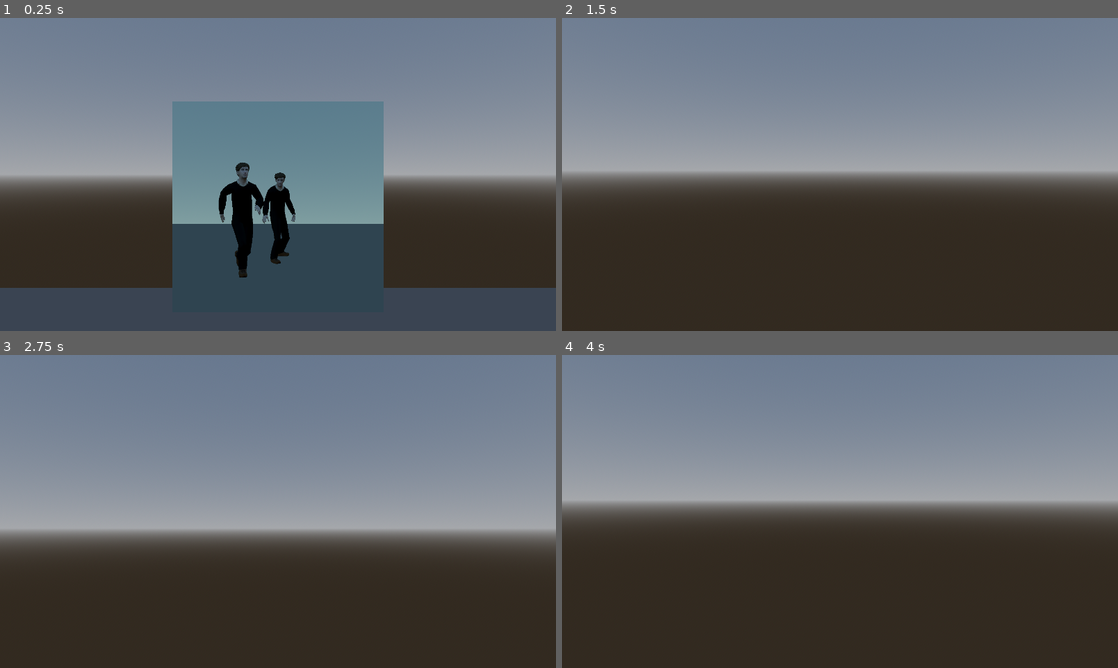
Above: before the commit, frames 1-4 (two rows, left to right).
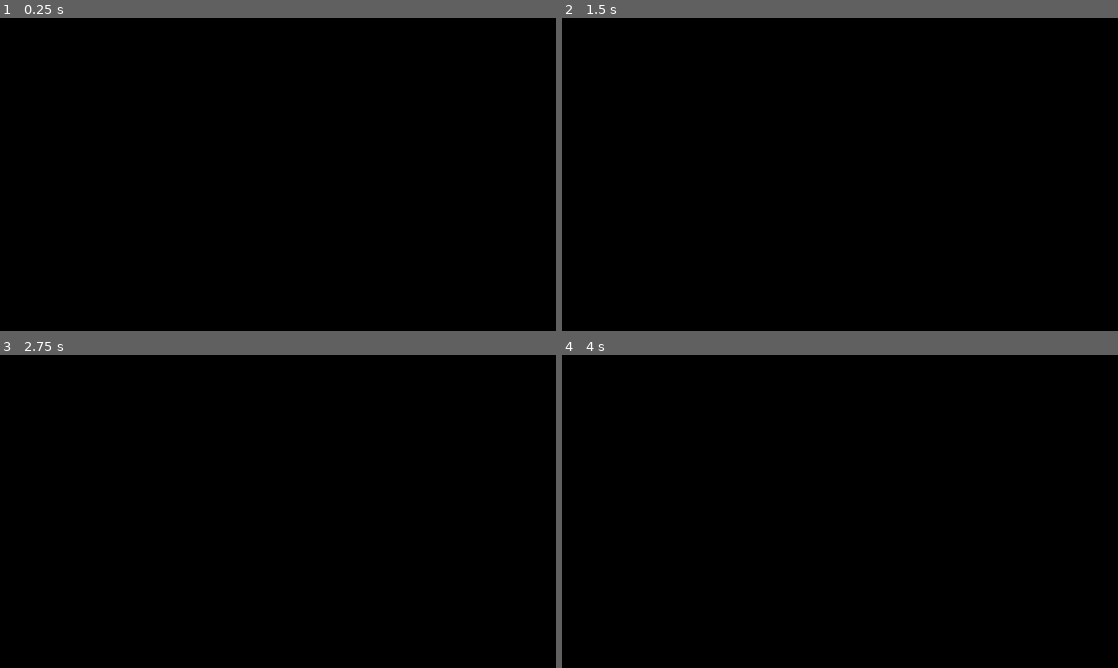
Above: after the commit, the same moments.

Repository: ddydsz/wild-jam-75
Game: Godot game, scene res://EcholocationDemo/DemoScene.tscn
Two runs of this game, one before a commit and one after it. Both use one fixed random seed, a clock stepped at 60 frames per second and the inputs below. Before the commit the project starts from res://FirstPersonDemo/DemoWorld.tscn.
Inputs (mouse positions are in pixels of both pictures, inside the frame that each line leads up to):
- Up to frame 1 (0.25 s): no input
- Up to frame 2 (1.5 s): move the mouse to (867, 174) at 0.52 s; hold Up (ui_up) from 0.53 s (still down); tap Space (action_jump) at 0.77 s; move the mouse to (812, 174) at 1.27 s
- Up to frame 3 (2.75 s): keep holding Up (ui_up); tap Space (action_jump) at 1.52 s; tap Enter at 2 s; move the mouse to (289, 505) at 2.02 s
- Up to frame 4 (4 s): keep holding Up (ui_up); tap Space (action_jump) at 2.75, 3.02, 3.77 s; move the mouse to (834, 517) at 2.77 s; tap Enter at 3.5 s; move the mouse to (878, 514) at 3.52 s

The runs differ from the first frame. In frame 1, 98% of the frame differs, in the area x 0-100%, y 0-100%; in frame 2, 100%; in frame 3, 100%; in frame 4, 100%.
Error after the commit: Parse Error: Class "TpsCamera" hides a global script class. (res://EcholocationDemo/MainCamera.gd:3)

Commit message:
echolocation demo

Diff:
--- /dev/null
+++ b/EcholocationDemo/DemoScene.tscn
@@ -0,0 +1,57 @@
+[gd_scene load_steps=9 format=3 uid="uid://b4qqfca73ep8s"]
+
+[ext_resource type="Script" path="res://EcholocationDemo/world.gd" id="1_b53oc"]
+[ext_resource type="Material" uid="uid://cekxlpdi3spup" path="res://EcholocationDemo/echo_material.tres" id="2_hfjjq"]
+[ext_resource type="Script" path="res://EcholocationDemo/MainCamera.gd" id="3_y4y47"]
+
+[sub_resource type="SphereMesh" id="SphereMesh_i02xw"]
+material = ExtResource("2_hfjjq")
+
+[sub_resource type="BoxMesh" id="BoxMesh_w3rho"]
+material = ExtResource("2_hfjjq")
+
+[sub_resource type="CylinderMesh" id="CylinderMesh_xtqgi"]
+material = ExtResource("2_hfjjq")
+
+[sub_resource type="Environment" id="Environment_hrfn1"]
+background_mode = 1
+
+[sub_resource type="CapsuleMesh" id="CapsuleMesh_jt4rw"]
+radius = 0.33
+height = 1.66
+
+[node name="World" type="Node3D"]
+script = ExtResource("1_b53oc")
+
+[node name="Sphere" type="MeshInstance3D" parent="."]
+transform = Transform3D(1, 0, 0, 0, 1, 0, 0, 0, 1, -0.871103, 0, 0.576619)
+mesh = SubResource("SphereMesh_i02xw")
+
+[node name="Box" type="MeshInstance3D" parent="."]
+transform = Transform3D(1, 0, 0, 0, 1, 0, 0, 0, 1, 0.700862, 0, -1.13796)
+mesh = SubResource("BoxMesh_w3rho")
+
+[node name="Box2" type="MeshInstance3D" parent="."]
+transform = Transform3D(6.91691, 0, 0, 0, 1, 0, 0, 0, 12.071, -1.80385, -0.968348, -1.13796)
+mesh = SubResource("BoxMesh_w3rho")
+
+[node name="Cylinder" type="MeshInstance3D" parent="."]
+transform = Transform3D(1.50867, 0, 0, 0, 1, 0, 0, 0, 1.71478, -2.26729, -0.0059576, -2.79218)
+mesh = SubResource("CylinderMesh_xtqgi")
+
+[node name="WorldEnvironment" type="WorldEnvironment" parent="."]
+environment = SubResource("Environment_hrfn1")
+
+[node name="Player" type="Node3D" parent="."]
+transform = Transform3D(0.532714, 0, 0.846295, 0, 1, 0, -0.846295, 0, 0.532714, 1.78527, 0.611678, -0.498643)
+script = ExtResource("3_y4y47")
+
+[node name="CameraRod" type="Node3D" parent="Player"]
+
+[node name="MainCamera" type="Camera3D" parent="Player/CameraRod"]
+near = 0.3
+
+[node name="MeshInstance3D" type="MeshInstance3D" parent="Player/CameraRod"]
+transform = Transform3D(1, 0, 0, 0, 1, 0, 0, 0, 1, 0, -0.4, 0)
+mesh = SubResource("CapsuleMesh_jt4rw")
+skeleton = NodePath("../../..")
--- /dev/null
+++ b/EcholocationDemo/MainCamera.gd
@@ -0,0 +1,105 @@
+extends Node3D
+
+class_name TpsCamera
+
+# Nodes
+@onready var camera_pivot : Node3D = self
+@onready var camera_rod : Node3D = get_node("CameraRod")
+@onready var camera : Camera3D = get_node("CameraRod/MainCamera")
+
+# Movement
+@export var mouse_sensitivity : float = 0.15
+@export var camera_min_vertical_rotation : float = -85.0
+@export var camera_max_vertical_rotation : float = 85.0
+
+# zooming
+@export var camera_zoom : float = 3.0 : set = set_camera_zoom
+func set_camera_zoom(value): camera_zoom = clamp(value, camera_min_zoom_distance, camera_max_zoom_distance)
+@export var camera_min_zoom_distance : float = 3.0
+@export var camera_max_zoom_distance : float = 15.0
+@export var camera_zoom_step : float = 0.5
+
+# Cursor
+@onready var is_cursor_visible : get = get_is_cursor_visible, set = set_is_cursor_visible
+func set_is_cursor_visible(value): Input.set_mouse_mode(Input.MOUSE_MODE_VISIBLE if value else Input.MOUSE_MODE_CAPTURED)
+func get_is_cursor_visible(): return Input.get_mouse_mode() == Input.MOUSE_MODE_VISIBLE
+
+var speed = 0.005
+
+
+#####################
+#  Default methods  #
+#####################
+
+func _ready() -> void:
+	self.is_cursor_visible = false
+
+
+func _process(delta: float) -> void:
+	process_basic_input()
+
+	if Input.is_action_pressed("ui_up"):
+		self.global_transform.origin += - $CameraRod/MainCamera.global_transform.basis.z * speed
+	if Input.is_action_pressed("ui_down"):
+		self.global_transform.origin += $CameraRod/MainCamera.global_transform.basis.z * speed
+	if Input.is_action_pressed("ui_right"):
+		self.global_transform.origin += $CameraRod/MainCamera.global_transform.basis.x * speed
+	if Input.is_action_pressed("ui_left"):
+		self.global_transform.origin += - $CameraRod/MainCamera.global_transform.basis.x * speed
+	#self.transform.origin = lerp(self.transform.origin, player.transform.origin, 0.1)
+
+
+func _unhandled_input(event: InputEvent) -> void:
+	process_mouse_input(event)
+
+
+
+####################
+#  Camera3D methods  #
+####################
+
+
+func rotate_camera(camera_direction : Vector2) -> void:
+	self.rotation.y += -camera_direction.x
+	# Vertical rotation
+	camera_rod.rotate_x(-camera_direction.y)
+
+	# Limit vertical rotation
+	camera_rod.rotation_degrees.x = clamp(
+		camera_rod.rotation_degrees.x,
+		camera_min_vertical_rotation, camera_max_vertical_rotation
+	)
+
+
+
+func toggle_cursor_visibility() -> void:
+	self.is_cursor_visible = !self.is_cursor_visible
+
+
+
+###################
+#  Input methods  #
+###################
+
+func process_basic_input():
+	if Input.is_action_just_pressed("ui_cancel"):
+		toggle_cursor_visibility()
+
+
+func process_mouse_input(event : InputEvent) -> void:
+	# Cursor movement
+	if event is InputEventMouseMotion:
+		var camera_direction = Vector2(
+			deg_to_rad(event.relative.x * mouse_sensitivity),
+			deg_to_rad(event.relative.y * mouse_sensitivity)
+		)
+		if !self.is_cursor_visible:
+			rotate_camera(camera_direction)
+
+	# Scrolling
+	elif event is InputEventMouseButton:
+		if event.is_pressed() and not self.is_cursor_visible:
+			if event.button_index == MOUSE_BUTTON_WHEEL_UP:
+				self.camera_zoom -= camera_zoom_step
+			if event.button_index == MOUSE_BUTTON_WHEEL_DOWN:
+				self.camera_zoom += camera_zoom_step
--- /dev/null
+++ b/EcholocationDemo/echo_material.tres
@@ -0,0 +1,9 @@
+[gd_resource type="ShaderMaterial" load_steps=2 format=3 uid="uid://cekxlpdi3spup"]
+
+[ext_resource type="Shader" path="res://echo.gdshader" id="1_i5vu8"]
+
+[resource]
+render_priority = 0
+shader = ExtResource("1_i5vu8")
+shader_parameter/min_distance = 1.5
+shader_parameter/max_distance = 1.6
--- /dev/null
+++ b/EcholocationDemo/world.gd
@@ -0,0 +1,24 @@
+extends Node3D
+
+@onready var sphere : MeshInstance3D = $Sphere
+
+var echo_material: ShaderMaterial
+
+var pulse_min_distance = 0.0;
+
+const pulse_width = 0.15;
+const pulse_max_range = 15.0;
+const pulse_speed = 10.0;
+
+# Called when the node enters the scene tree for the first time.
+func _ready():
+	echo_material = sphere.mesh.material;
+
+# Called every frame. 'delta' is the elapsed time since the previous frame.
+func _process(delta):
+	pulse_min_distance += delta * pulse_speed;
+	if pulse_min_distance > pulse_max_range:
+		pulse_min_distance = 0
+
+	echo_material.set_shader_parameter("min_distance", pulse_min_distance)
+	echo_material.set_shader_parameter("max_distance", pulse_min_distance + pulse_width)
--- /dev/null
+++ b/echo.gdshader
@@ -0,0 +1,34 @@
+shader_type spatial;
+
+render_mode unshaded;
+
+uniform sampler2D depth_texture : hint_depth_texture;
+
+uniform float min_distance;
+uniform float max_distance;
+
+void vertex() {
+	// Called for every vertex the material is visible on.
+}
+
+void fragment() {
+	float depth = FRAGCOORD.z;
+
+	// alternative way of getting depth, but for some reason didn't work for me
+	//float depth = texture(depth_texture, SCREEN_UV).x;
+
+	// linearize depth: https://godotshaders.com/shader/linear-depth-depth-fog/
+	vec3 ndc = vec3((SCREEN_UV * 2.0) - 1.0, depth);
+	vec4 view = INV_PROJECTION_MATRIX * vec4(ndc, 1.0);
+	view.xyz /= view.w;
+	float linear_depth = -view.z;
+
+	float a = step(min_distance, linear_depth) * (1.0 - step(max_distance, linear_depth));
+
+	ALBEDO = vec3(a);
+}
+
+//void light() {
+	// Called for every pixel for every light affecting the material.
+	// Uncomment to replace the default light processing function with this one.
+//}
--- a/project.godot
+++ b/project.godot
@@ -11,7 +11,7 @@
 [application]
 
 config/name="Wild Jam 75"
-run/main_scene="res://FirstPersonDemo/DemoWorld.tscn"
+run/main_scene="res://EcholocationDemo/DemoScene.tscn"
 config/features=PackedStringArray("4.3", "Forward Plus")
 config/icon="res://icon.svg"
 
